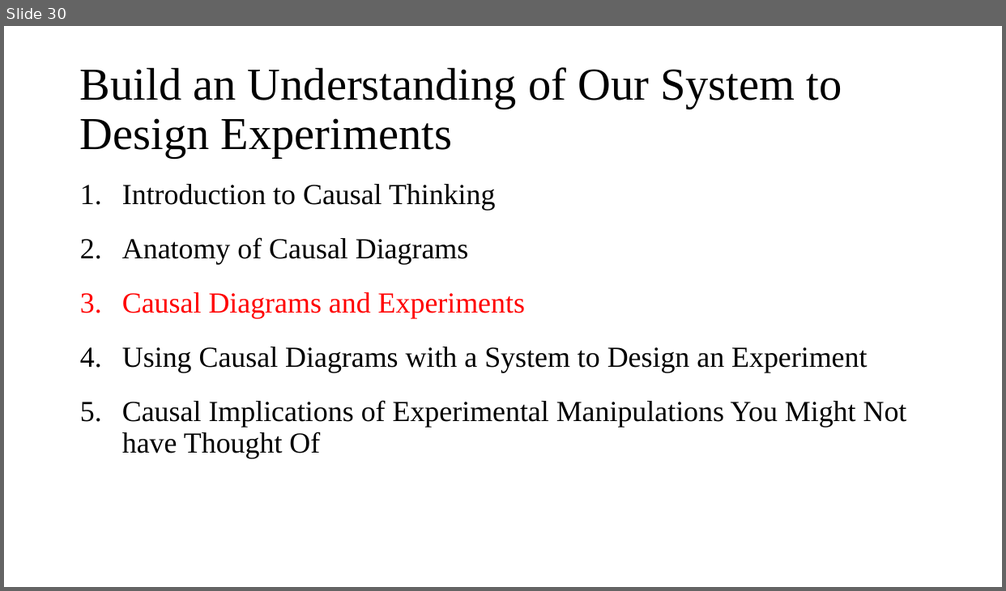
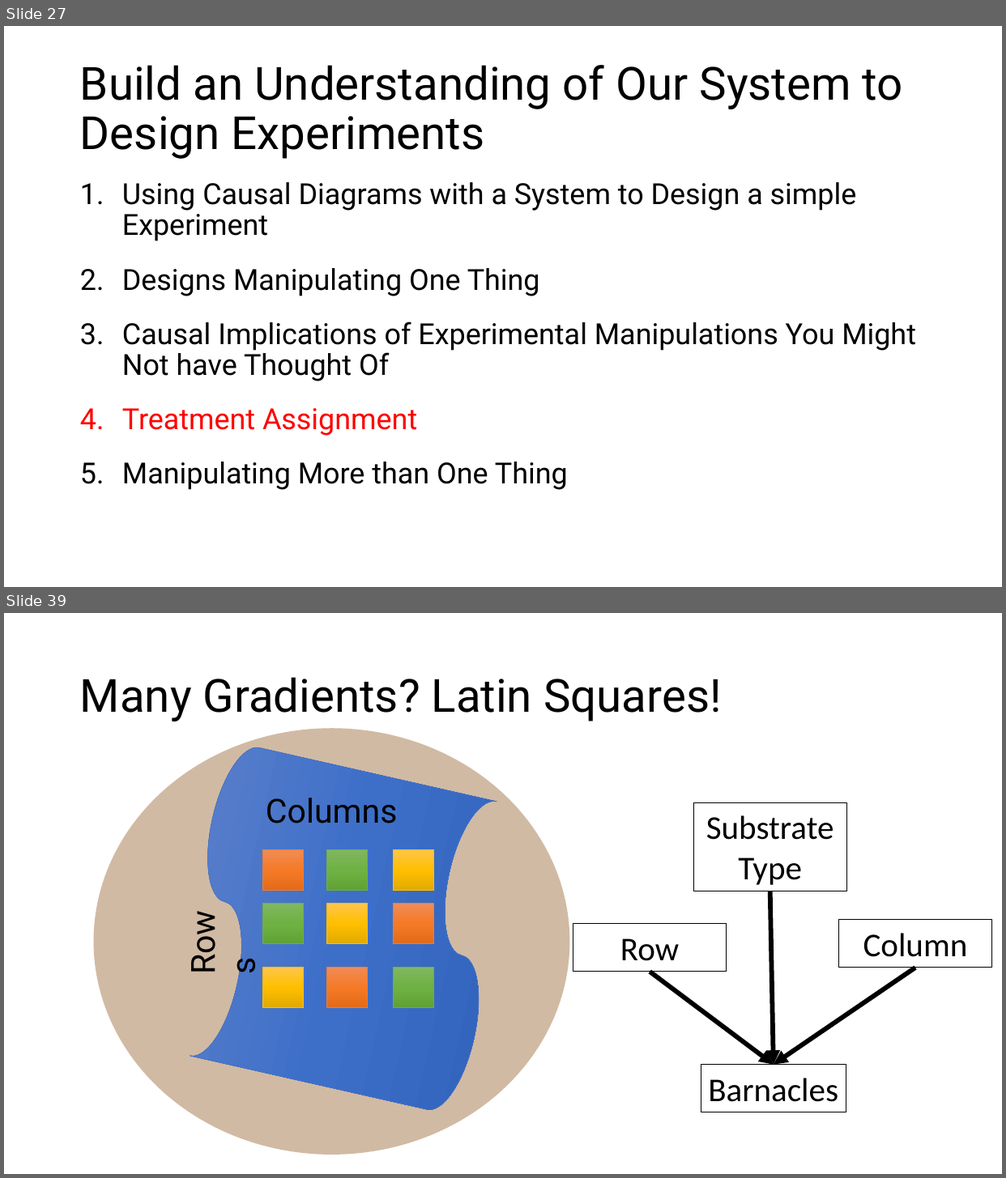
Before and after one commit to biol607/biol607.github.io, a slide deck: lectures/causality_experiments.pptx. Shown one above the other, each under a label of ours: slide 30 before the commit, slides 27 and 39 after it; the slides between them are not shown. The pictures are 1006x591 and 1006x1178 pixels, drawn with LibreOffice and Linux fonts; fonts in the diff are those of the drawing. Boxes give left, top, right and bottom in pixels: in the first picture for what was removed or moved away, otherwise in the second. Text is boxed around its words. In the diff, an @@ line names an element or a change of style, - is before the commit and + after.

Commit message:
Updating expt design lecture

```diff
--- a/lectures/causality_experiments.pptx
+++ b/lectures/causality_experiments.pptx
@@ slide 39 added at box(4, 613, 1002, 1174), background #FFFFFF @@
@@ title added at box(80, 677, 722, 722), 44 pt, text #000000 @@
+Many Gradients? Latin Squares!
@@ text added at box(266, 798, 398, 824), 32 pt, text #000000 @@
+Columns
@@ rectangle added at box(693, 803, 847, 892), outline #000000 0.75 pt, 32 pt, text #000000 @@
+Substrate
+Type
@@ text added at box(178, 888, 226, 982), 32 pt, text #000000 @@
+Rows
@@ arrow added from (770, 891) to (774, 1064), #000000 4.5 pt @@
@@ rectangle added at box(573, 924, 727, 972), outline #000000 0.75 pt, 32 pt, text #000000 @@
+Row
@@ rectangle added at box(839, 920, 992, 968), outline #000000 0.75 pt, 32 pt, text #000000 @@
+Column
@@ group added at box(94, 728, 570, 1155): 9 rectangles, 1 ellipse, 1 flow chart punched tape @@
@@ arrow added from (650, 972) to (774, 1064), #000000 4.5 pt @@
@@ arrow added from (916, 968) to (774, 1064), #000000 4.5 pt @@
@@ rectangle added at box(701, 1064, 846, 1112), outline #000000 0.75 pt, 32 pt, text #000000 @@
+Barnacles
@@ what was slide 30 is now slide 27 @@
@@ slide 27 changed as well @@
@@ title "Build an Understanding of Our ..." at box(80, 65, 903, 159): font Times New Roman to Roboto @@
@@ text at box(122, 182, 857, 297): text changed; font Times New Roman to Roboto @@
-1. Introduction to Causal Thinking
-2. Anatomy of Causal Diagrams
-3. Causal Diagrams and Experiments
-4. Using Causal Diagrams with a System to Design an Experiment
+1. Using Causal Diagrams with a System to Design a simple Experiment
+2. Designs Manipulating One Thing
@@ text at box(122, 322, 916, 382): font Times New Roman to Roboto in "Causal Implications of Experimental Manipulations You Might ..." @@
@@ text at box(122, 408, 568, 490): paragraphs added @@
+4. Treatment Assignment
+5. Manipulating More than One Thing
```
Also in this commit, not shown: 21 other slides changed, 24 other slides added, 30 slides removed.
